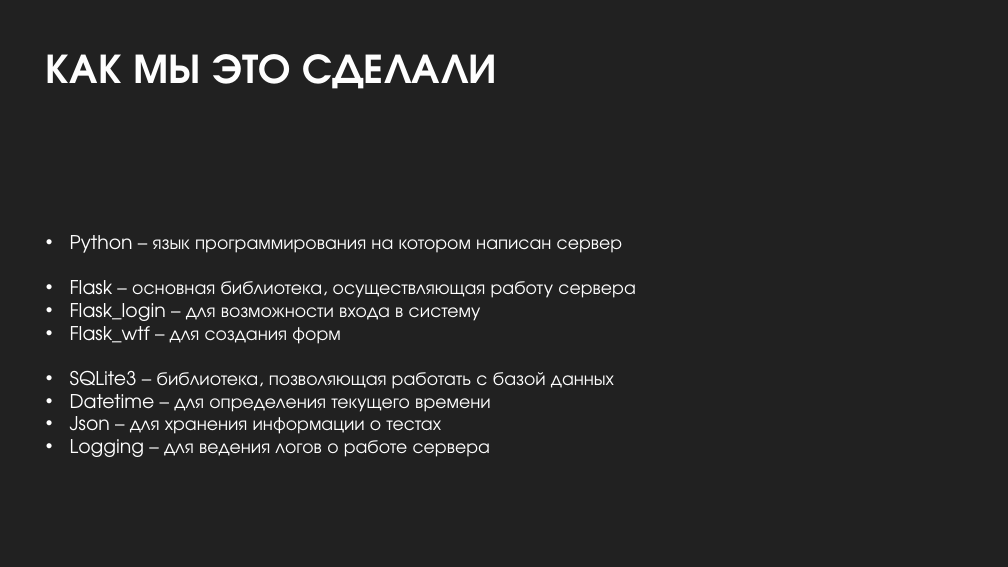
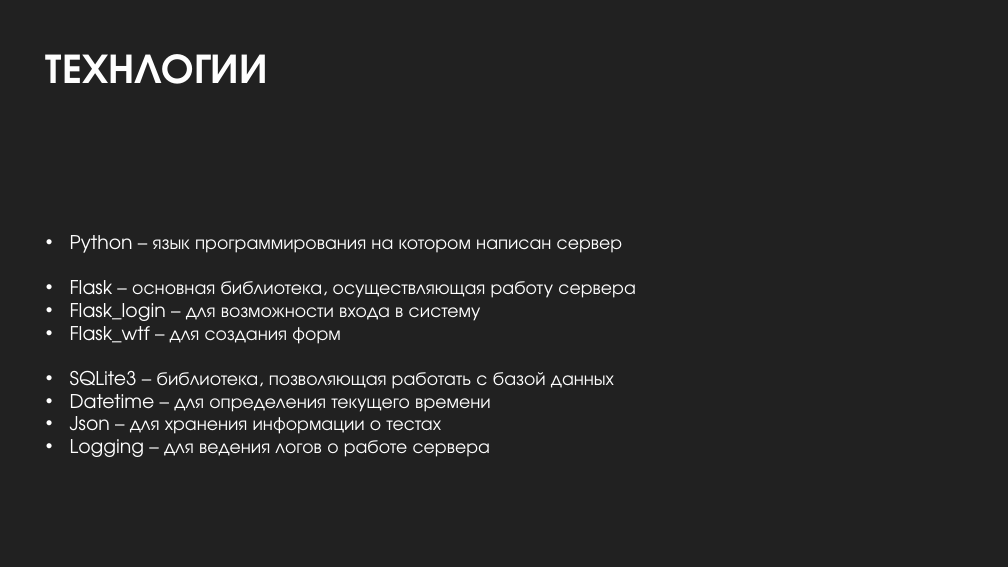
Before and after one commit to BadCatSet/YalWeb2022, a slide deck: slide 5 of документация/презентация.pptx (slide 3 before the commit). Drawn at 1008x567 pixels with LibreOffice and Linux fonts; fonts in the diff are those of the drawing. Boxes give left, top, right and bottom in pixels: in the first picture for what was removed or moved away, otherwise in the second. Text is boxed around its words. In the diff, an @@ line names an element or a change of style, - is before the commit and + after.

Commit message:
сделал презентацию

```diff
--- a/документация/презентация.pptx
+++ b/документация/презентация.pptx
@@ text at (x1=46, y1=54, x2=268, y2=84): text changed @@
-КАК МЫ ЭТО СДЕЛАЛИ
+ТЕХНЛОГИИ
```
Also in this commit, not shown: 2 other slides changed, 2 slides added, 2 slides removed.
